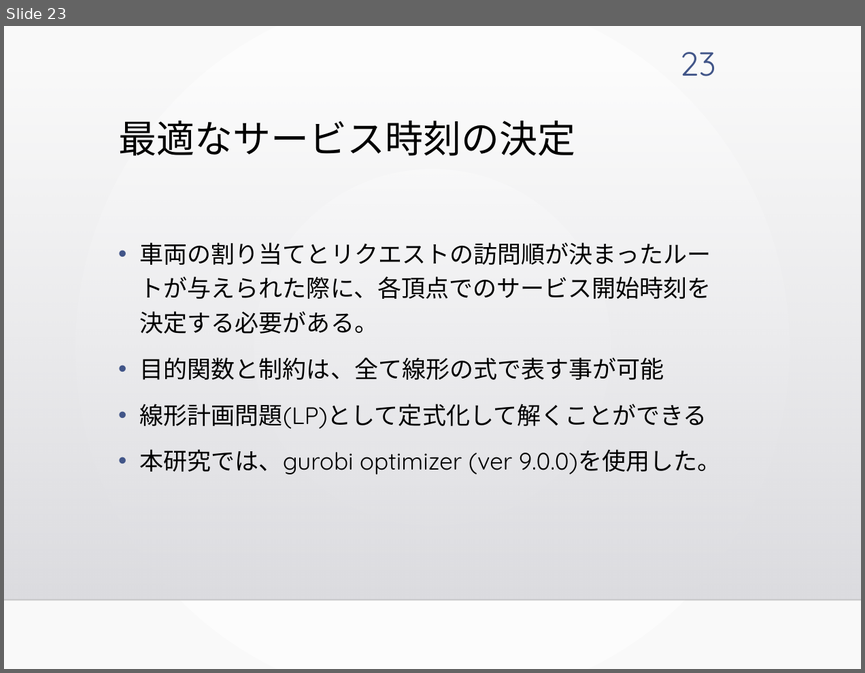
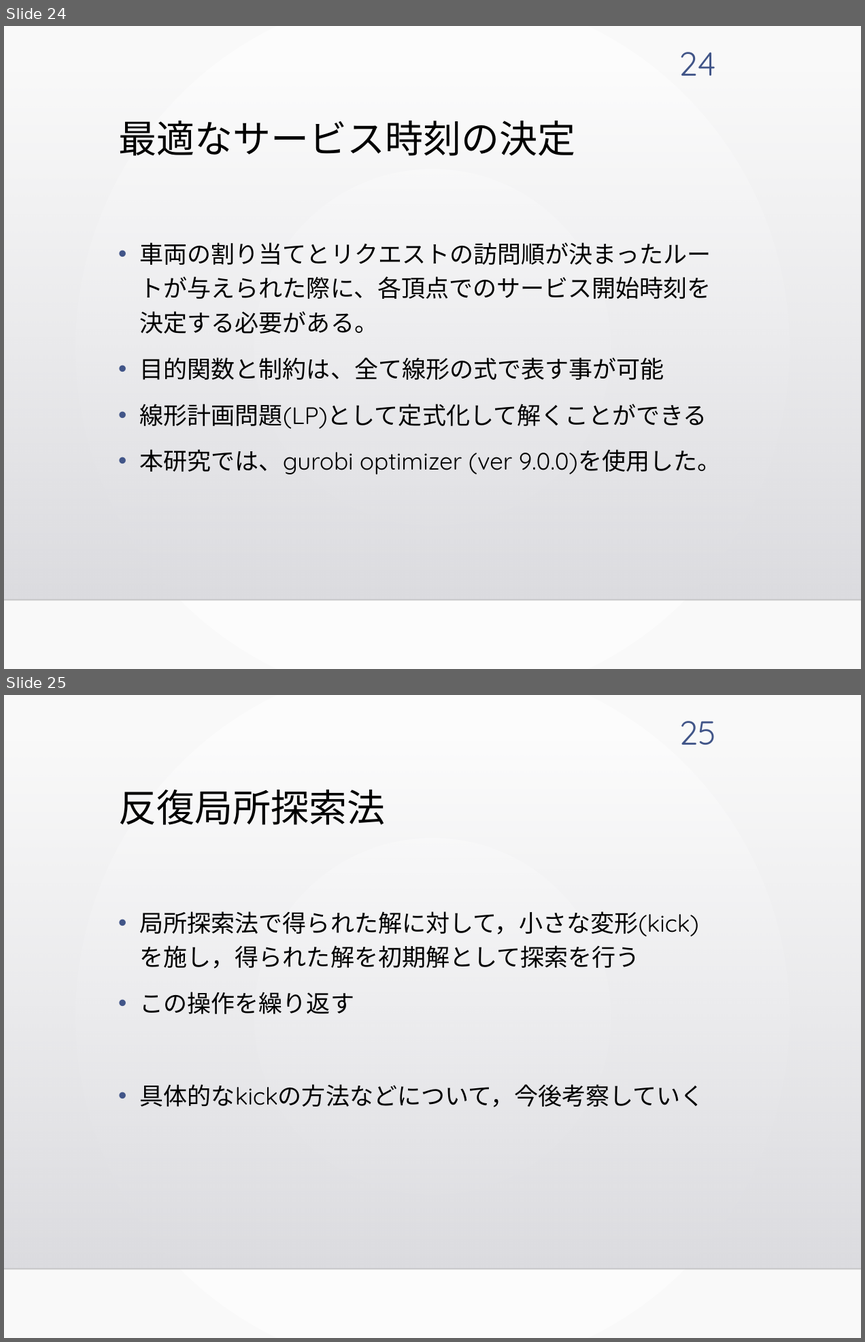
Before and after one commit to kotaro400/DARP, a slide deck: 中間発表_M1.pptx. Shown one above the other, each under a label of ours: slide 23 before the commit, slides 24 and 25 after it. The pictures are 865x673 and 865x1342 pixels, drawn with LibreOffice and Linux fonts; fonts in the diff are those of the drawing; background and template pictures are left out. Boxes give left, top, right and bottom in pixels: in the first picture for what was removed or moved away, otherwise in the second. Text is boxed around its words. In the diff, an @@ line names an element or a change of style, - is before the commit and + after.

```diff
--- a/中間発表_M1.pptx
+++ b/中間発表_M1.pptx
@@ slide 25 added at [4,695,861,1338], background gradient #FFFFFF to #FAFAFA; not listed: 2 template elements that a slide beside it also shows @@
@@ page number added at [679,721,716,745], 28 pt, text #415588 @@
+25
@@ title added at [118,790,385,825], 32 pt, text #000000 @@
+反復局所探索法
@@ text added at [140,911,704,1107], 20 pt, text #000000 @@
+• 局所探索法で得られた解に対して，小さな変形(kick)を施し，得られた解を初期解として探索を行う
+• この操作を繰り返す
+• 具体的なkickの方法などについて，今後考察していく
@@ what was slide 23 is now slide 24 @@
@@ page number at [679,52,716,76]: text changed @@
-23
+24
```
Also in this commit, not shown: 4 slides changed, 6 slides removed, 10 other files.
